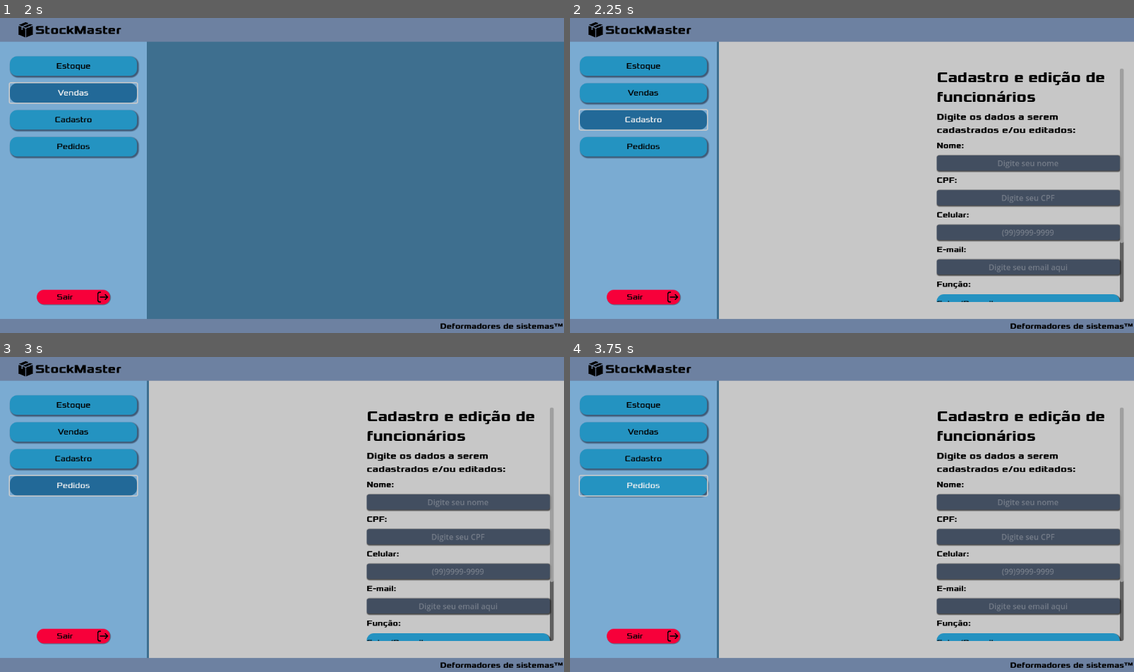
Above: before the commit, frames 1-4 (two rows, left to right).
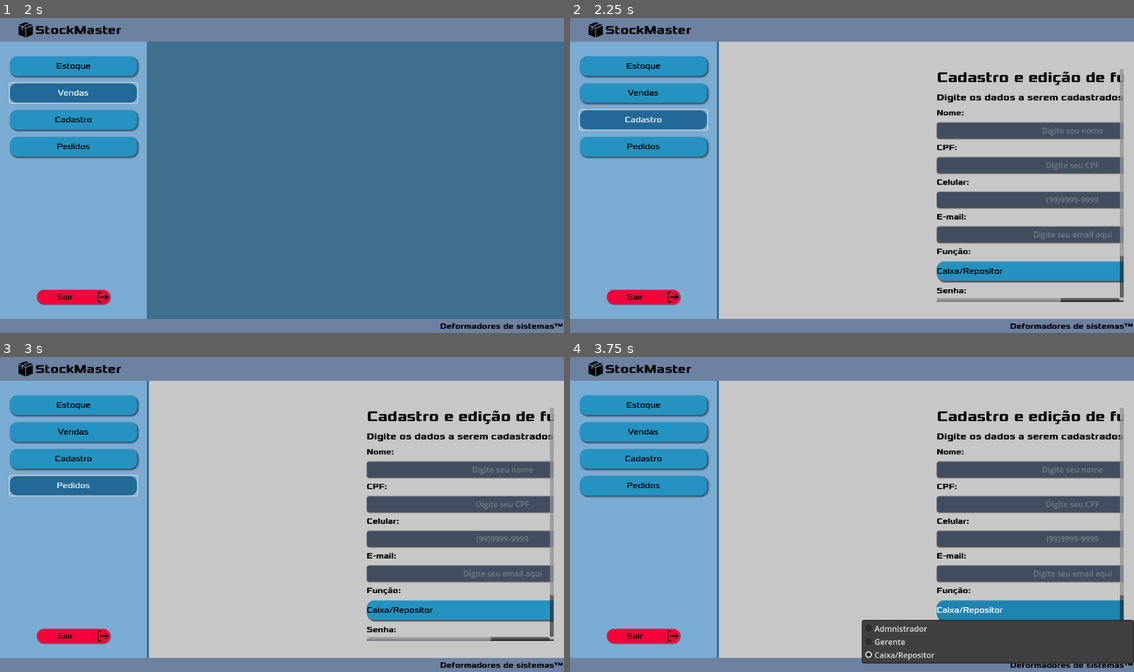
Above: after the commit, the same moments.

Repository: Jeday03/Sistema-De-Inventario-Modeladgem-De-Sistemas
Game: Godot game, scene res://Scenes/DefaultPage.tscn
The game is run twice, just before and just after one commit, with the same random seed, the same clock (stepped at 60 frames per second) and the same inputs. This scene is started directly instead of the project's main scene.
Inputs:
- Up to frame 1 (2 s): click "Estoque" at 0.5 s; click "Vendas" at 1.25 s
- Up to frame 2 (2.25 s): click "Cadastro" at 2 s
- Up to frame 3 (3 s): click "Pedidos" at 2.75 s
- Up to frame 4 (3.75 s): click "Caixa/Repositor" at 3.5 s

Frame 1 is identical in both runs. In frame 2, 8.7% of the frame differs, in the area x 64-99%, y 17-91%; in frame 3, 8.7%; in frame 4, 14%, in the area x 1-100%, y 17-98%.

Commit message:
coloca umas fontes e da uma verificada nos arquivos

Diff:
--- a/stockmastergodot2/PackedScenes/PainelDeItem.tscn
+++ b/stockmastergodot2/PackedScenes/PainelDeItem.tscn
@@ -12,6 +12,9 @@
 corner_radius_bottom_left = 20
 
 [sub_resource type="Theme" id="Theme_idymw"]
+Label/fonts/font = ExtResource("2_ph4kd")
+
+[sub_resource type="Theme" id="Theme_lpe4d"]
 Label/fonts/font = ExtResource("2_ph4kd")
 
 [node name="ColorRect" type="Panel"]
@@ -42,6 +45,7 @@
 custom_minimum_size = Vector2(50, 50)
 layout_mode = 2
 size_flags_horizontal = 0
+theme = SubResource("Theme_lpe4d")
 texture = ExtResource("2_axohy")
 expand_mode = 3
 stretch_mode = 5
--- a/stockmastergodot2/PackedScenes/PainelFuncionario.tscn
+++ b/stockmastergodot2/PackedScenes/PainelFuncionario.tscn
@@ -1,14 +1,18 @@
-[gd_scene load_steps=6 format=3 uid="uid://c0lu6xuvw4n0n"]
+[gd_scene load_steps=8 format=3 uid="uid://c0lu6xuvw4n0n"]
 
 [ext_resource type="Script" path="res://Scripts/PainelFuncionario.gd" id="1_ffxwa"]
 [ext_resource type="Texture2D" uid="uid://jk0exjrfod4x" path="res://PlaceHolders/salim.png" id="2_nfeuk"]
 [ext_resource type="Theme" uid="uid://bqh2iuipvdjx" path="res://Themes/TemaNovo.tres" id="2_qyo72"]
 [ext_resource type="FontFile" uid="uid://8l1ywgx6ncsi" path="res://GodotFont/fonts/montreal/Montreal-Bold.ttf" id="3_jniag"]
+[ext_resource type="FontFile" uid="uid://lrvdfki8suj3" path="res://GodotFont/fonts/montreal/Montreal-Regular.ttf" id="4_wiyqd"]
 
 [sub_resource type="Theme" id="Theme_e63hu"]
 Label/colors/font_color = Color(1, 1, 1, 1)
 Label/colors/font_outline_color = Color(0, 0, 0, 1)
 Label/fonts/font = ExtResource("3_jniag")
+
+[sub_resource type="Theme" id="Theme_bdrv7"]
+Label/fonts/font = ExtResource("4_wiyqd")
 
 [node name="ColorRect" type="Button"]
 custom_minimum_size = Vector2(0, 100)
@@ -38,6 +42,7 @@
 custom_minimum_size = Vector2(50, 50)
 layout_mode = 2
 size_flags_horizontal = 0
+theme = SubResource("Theme_bdrv7")
 texture = ExtResource("2_nfeuk")
 expand_mode = 3
 stretch_mode = 5
--- a/stockmastergodot2/Scenes/CadastroFuncionario.tscn
+++ b/stockmastergodot2/Scenes/CadastroFuncionario.tscn
@@ -74,14 +74,12 @@
 theme_override_colors/font_color = Color(0, 0, 0, 1)
 theme_override_font_sizes/font_size = 30
 text = "Cadastro e edição de funcionários"
-autowrap_mode = 3
 
 [node name="Description" type="Label" parent="HBoxContainer/MarginContainer2/ScrollContainer/Formulario"]
 layout_mode = 2
 theme_override_colors/font_color = Color(0, 0, 0, 1)
 theme_override_font_sizes/font_size = 19
 text = "Digite os dados a serem cadastrados e/ou editados:"
-autowrap_mode = 3
 
 [node name="LabelNome" type="Label" parent="HBoxContainer/MarginContainer2/ScrollContainer/Formulario"]
 layout_mode = 2
@@ -134,7 +132,6 @@
 selected = 2
 item_count = 3
 popup/item_0/text = "Admnistrador"
-popup/item_0/id = 0
 popup/item_1/text = "Gerente"
 popup/item_1/id = 1
 popup/item_2/text = "Caixa/Repositor"
Not shown: 1 places in stockmastergodot2/PackedScenes/PainelDeItem.tscn that only renumber resources
Not shown: 1 places in stockmastergodot2/Scenes/CadastroFuncionario.tscn that only renumber resources
